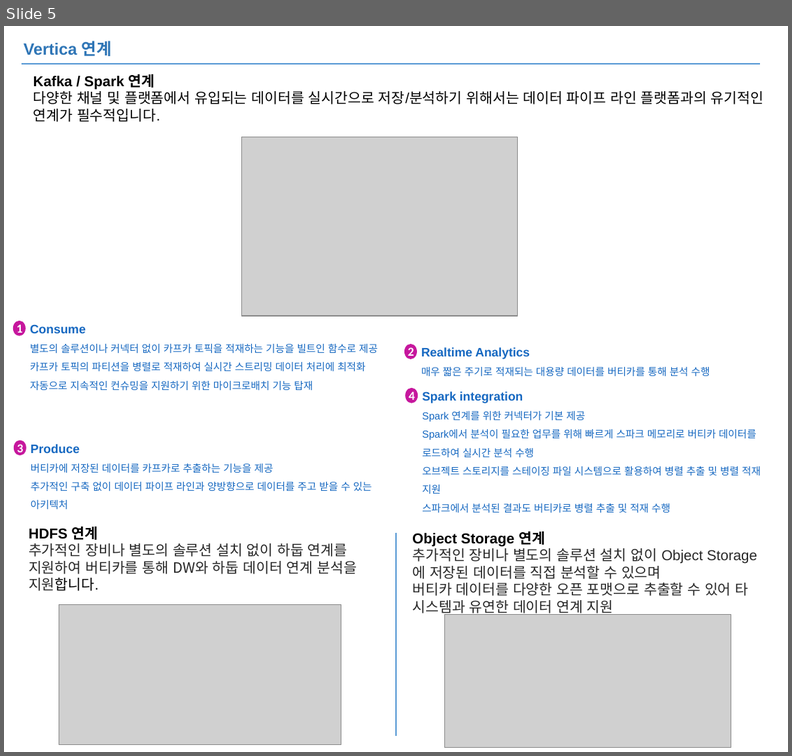
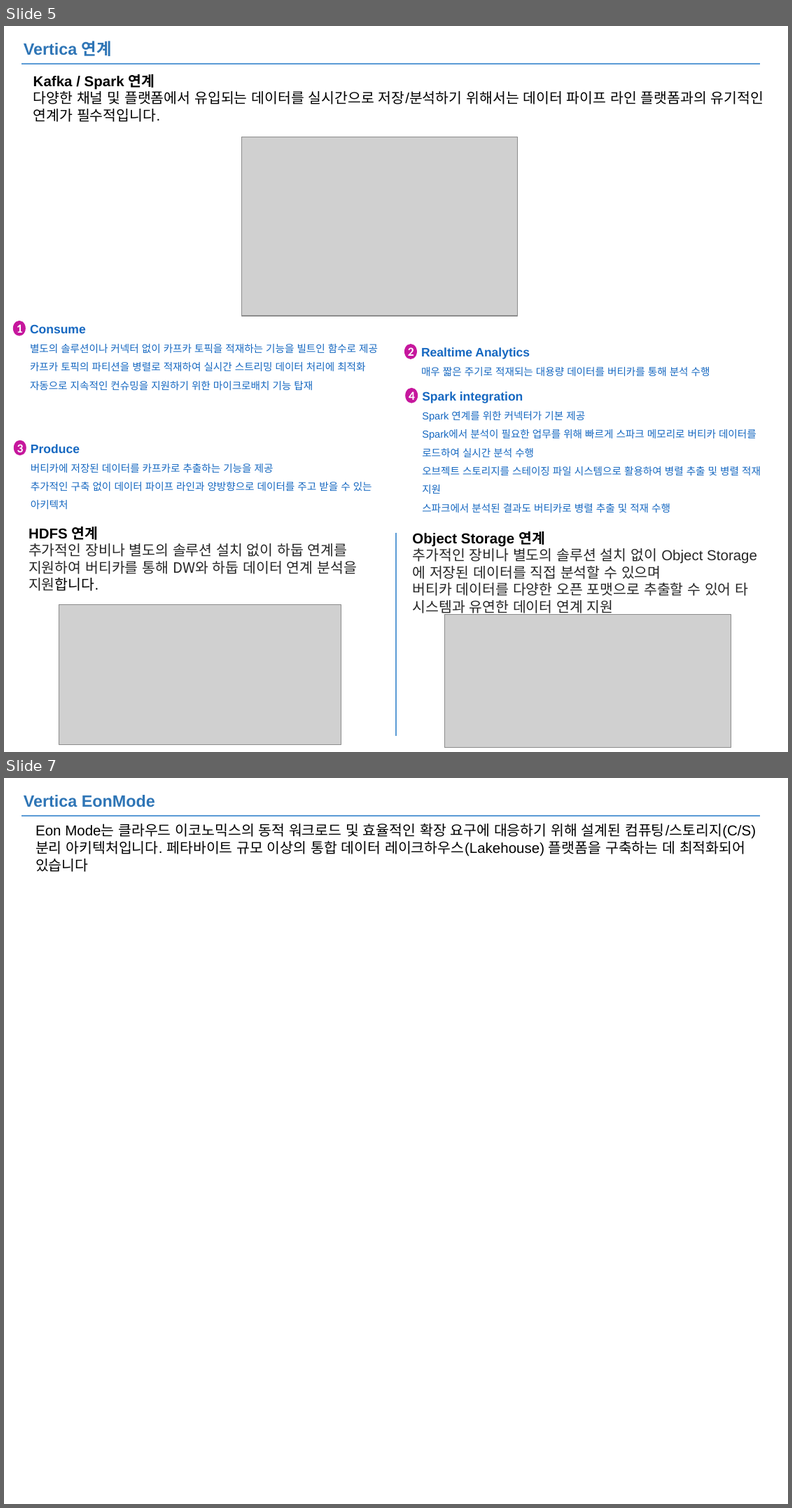
Before and after one commit to JIN0326/vertica_blog, a slide deck: 99ref/blog.pptx. Shown one above the other, each under a label of ours: slide 5 before the commit, slides 5 and 7 after it; the slides between them are not shown. The pictures are 792x756 and 792x1508 pixels, drawn with LibreOffice and Linux fonts; fonts in the diff are those of the drawing; grey boxes stand for pictures. Boxes give left, top, right and bottom in pixels: in the first picture for what was removed or moved away, otherwise in the second. Text is boxed around its words. In the diff, an @@ line names an element or a change of style, - is before the commit and + after.

```diff
--- a/99ref/blog.pptx
+++ b/99ref/blog.pptx
@@ slide 7 added at <box>4,778,788,1504</box>, background #FFFFFF @@
@@ text added at <box>24,795,155,807</box>, 16 pt, text #2E75B6, bold @@
+Vertica EonMode
@@ line added from (22, 816) to (760, 816), #5B9BD5 1.5 pt @@
@@ text added at <box>35,824,756,872</box>, 14 pt, text #000000 @@
+Eon Mode는 클라우드 이코노믹스의 동적 워크로드 및 효율적인 확장 요구에 대응하기 위해 설계된 컴퓨팅/스토리지(C/S) 분리 아키텍처입니다. 페타바이트 규모 이상의 통합 데이터 레이크하우스(Lakehouse) 플랫폼을 구축하는 데 최적화되어 있습니다
```
Also in this commit, not shown: 1 other slide added, 1 slide removed, 5 other files.
